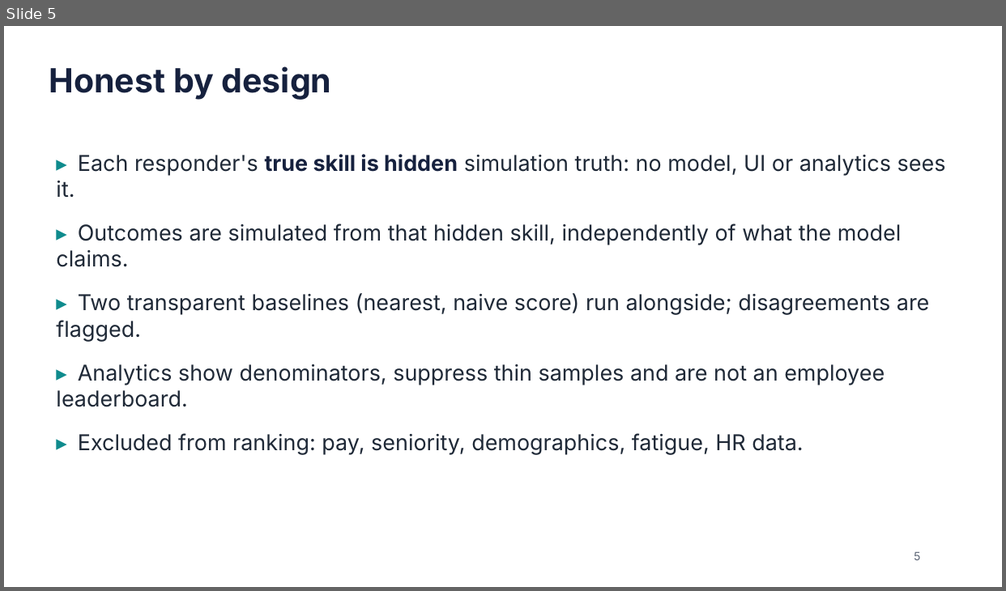
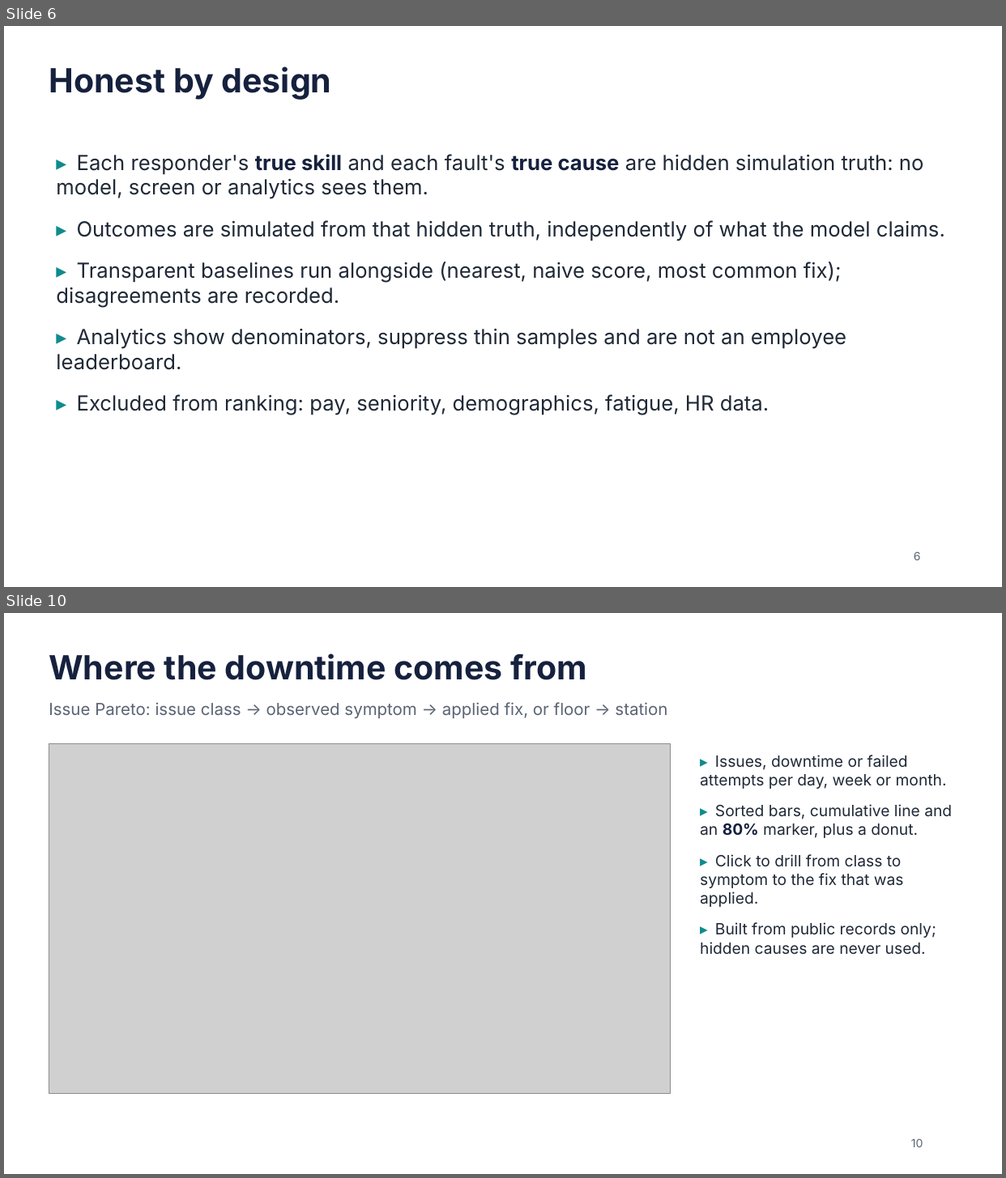
Before and after one commit to e8aura-makodev58/amd-compass, a slide deck: docs/submission/ResponseCompass-deck.pptx. Shown one above the other, each under a label of ours: slide 5 before the commit, slides 6 and 10 after it; the slides between them are not shown. The pictures are 1006x591 and 1006x1178 pixels, drawn with LibreOffice and Linux fonts; fonts in the diff are those of the drawing; grey boxes stand for pictures. Boxes give left, top, right and bottom in pixels: in the first picture for what was removed or moved away, otherwise in the second. Text is boxed around its words. In the diff, an @@ line names an element or a change of style, - is before the commit and + after.

```diff
--- a/docs/submission/ResponseCompass-deck.pptx
+++ b/docs/submission/ResponseCompass-deck.pptx
@@ slide 10 added at (4,613,1002,1174), background #FFFFFF @@
@@ text added at (49,653,588,680), 32 pt, text #16213E, bold @@
+Where the downtime comes from
@@ text added at (49,702,667,718), 16 pt, text #5B6474 @@
+Issue Pareto: issue class → observed symptom → applied fix, or floor → station
@@ picture added at (49,744,671,1093) @@
@@ text added at (700,755,952,955), 15 pt, text #1F2937 @@
+▸ Issues, downtime or failed attempts per day, week or month.
+▸ Sorted bars, cumulative line and an 80% marker, plus a donut.
+▸ Click to drill from class to symptom to the fix that was applied.
+▸ Built from public records only; hidden causes are never used.
@@ text added at (911,1139,923,1148), 11 pt, text #5B6474 @@
+10
@@ what was slide 5 is now slide 6 @@
@@ slide 6 changed as well @@
@@ text at (56,154,945,307): text changed; size 21 to 20 pt @@
-▸ Each responder's true skill is hidden simulation truth: no model, UI or analytics sees it.
-▸ Outcomes are simulated from that hidden skill, independently of what the model claims.
-▸ Two transparent baselines (nearest, naive score) run alongside; disagreements are flagged.
+▸ Each responder's true skill and each fault's true cause are hidden simulation truth: no model, screen or analytics sees them.
+▸ Outcomes are simulated from that hidden truth, independently of what the model claims.
+▸ Transparent baselines run alongside (nearest, naive score, most common fix); disagreements are recorded.
@@ text at (56,328,846,416): size 21 to 20 pt in "▸ Analytics show denominators, suppress thin samples ...", "▸ Excluded from ranking: pay, seniority, demographics, ..." @@
@@ text at (914,552,921,561): text changed @@
-5
+6
```
Also in this commit, not shown: 7 other slides changed, 5 other slides added, 2 slides removed, 16 other files.
